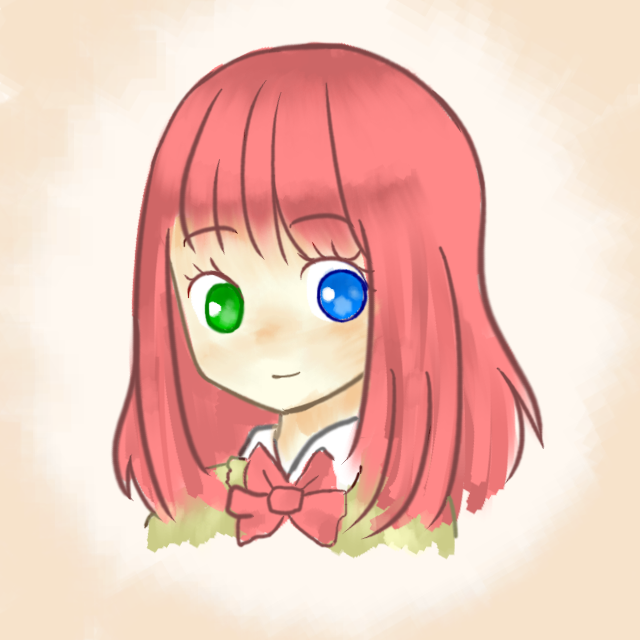
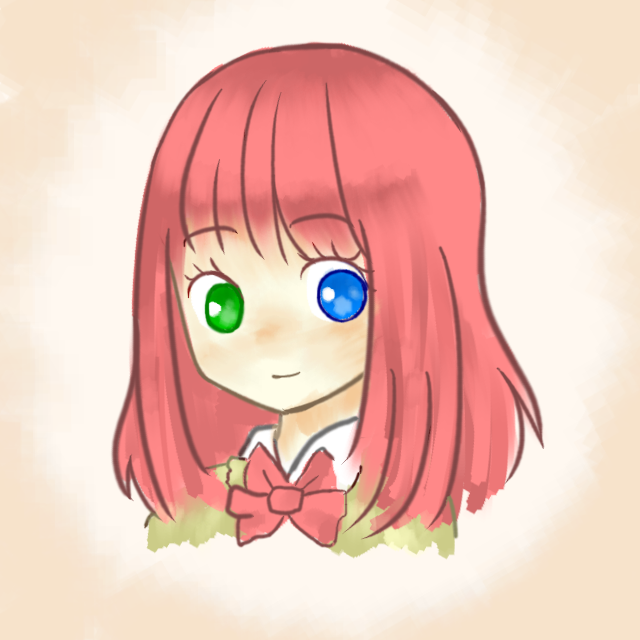
Layers edited between the first and the second (640, 640) image:
painted on "レイヤー #4" over (155, 191, 189, 312)
